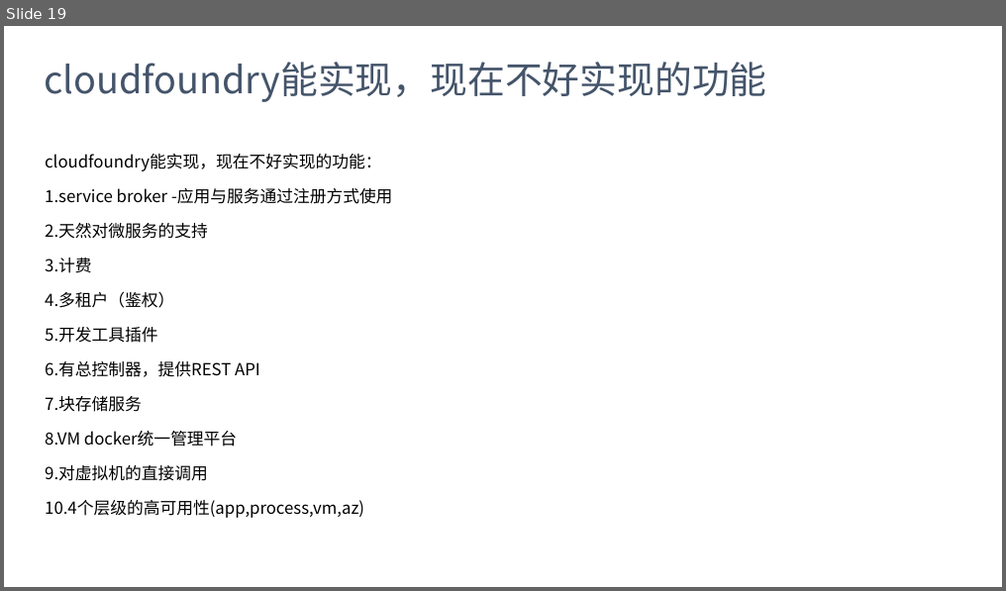
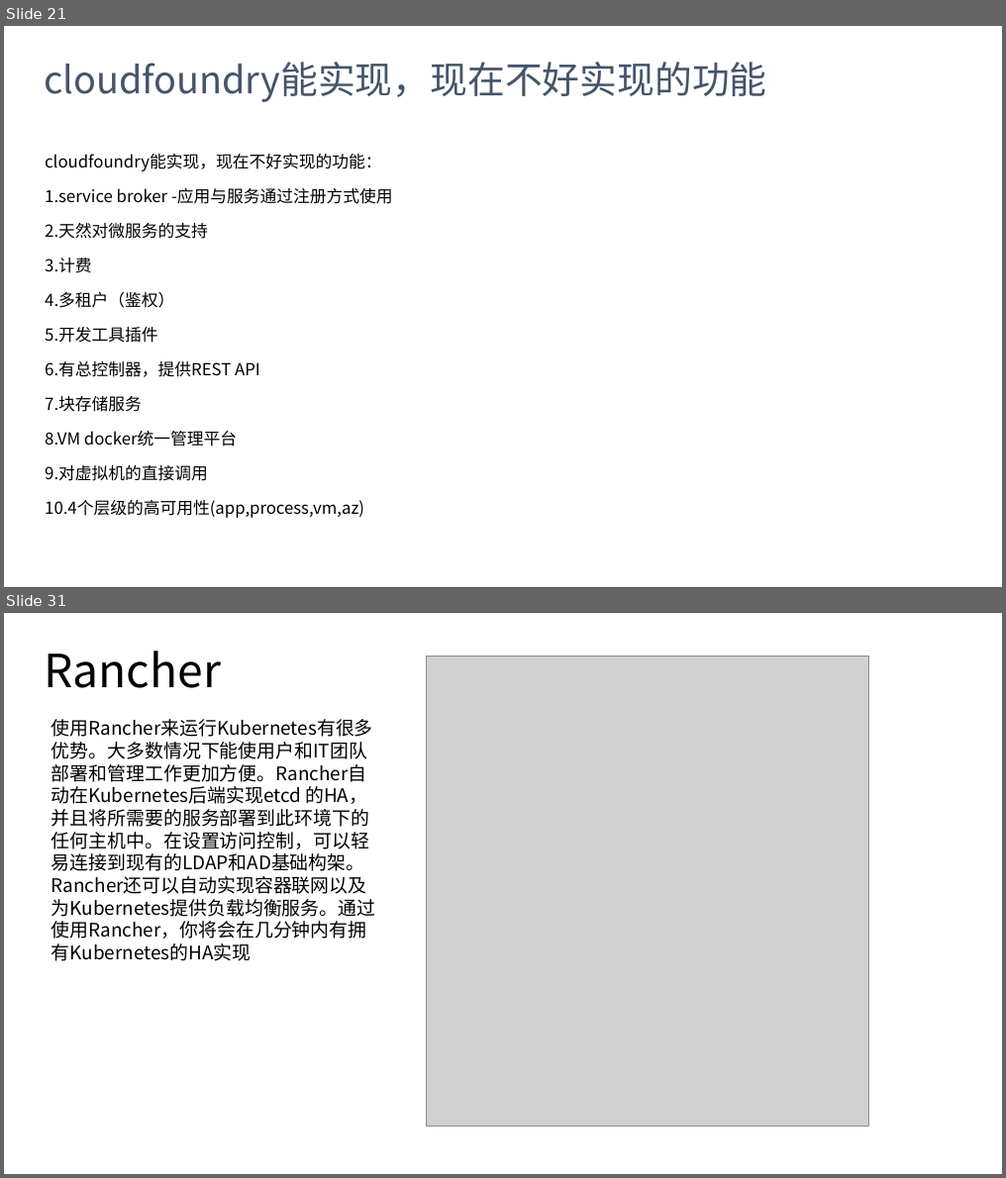
Before and after one commit to barrett-li/document, a slide deck: docker/docker_Paas方案V101.pptx. Shown one above the other, each under a label of ours: slide 19 before the commit, slides 21 and 31 after it; the slides between them are not shown. The pictures are 1006x591 and 1006x1178 pixels, drawn with LibreOffice and Linux fonts; fonts in the diff are those of the drawing; grey boxes stand for pictures. Boxes give left, top, right and bottom in pixels: in the first picture for what was removed or moved away, otherwise in the second. Text is boxed around its words. In the diff, an @@ line names an element or a change of style, - is before the commit and + after.

```diff
--- a/docker/docker_Paas方案V101.pptx
+++ b/docker/docker_Paas方案V101.pptx
@@ slide 31 added at <box>4,613,1002,1174</box>, background #FFFFFF @@
@@ title added at <box>44,651,221,688</box>, 44 pt, text #000000 @@
+Rancher
@@ picture added at <box>426,656,868,1127</box> @@
@@ text added at <box>52,719,376,961</box>, 18 pt, text #000000 @@
+使用Rancher来运行Kubernetes有很多优势。大多数情况下能使用户和IT团队部署和管理工作更加方便。Rancher自动在Kubernetes后端实现etcd 的HA，并且将所需要的服务部署到此环境下的任何主机中。在设置访问控制，可以轻易连接到现有的LDAP和AD基础构架。Rancher还可以自动实现容器联网以及为Kubernetes提供负载均衡服务。通过使用Rancher，你将会在几分钟内有拥有Kubernetes的HA实现
@@ what was slide 19 is now slide 21 @@
```
Also in this commit, not shown: 3 slides changed, 12 other slides added, 3 other files.
